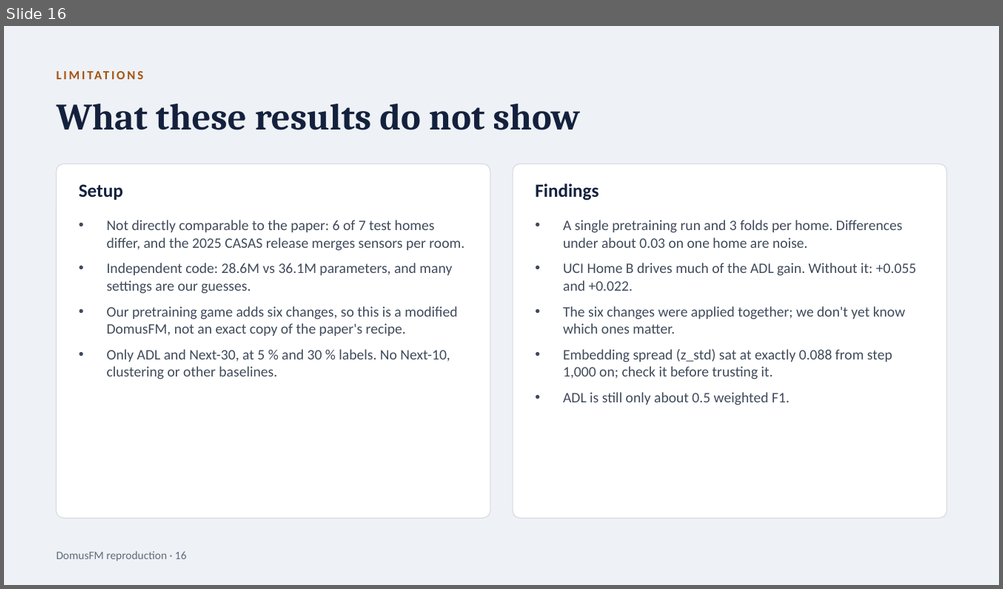
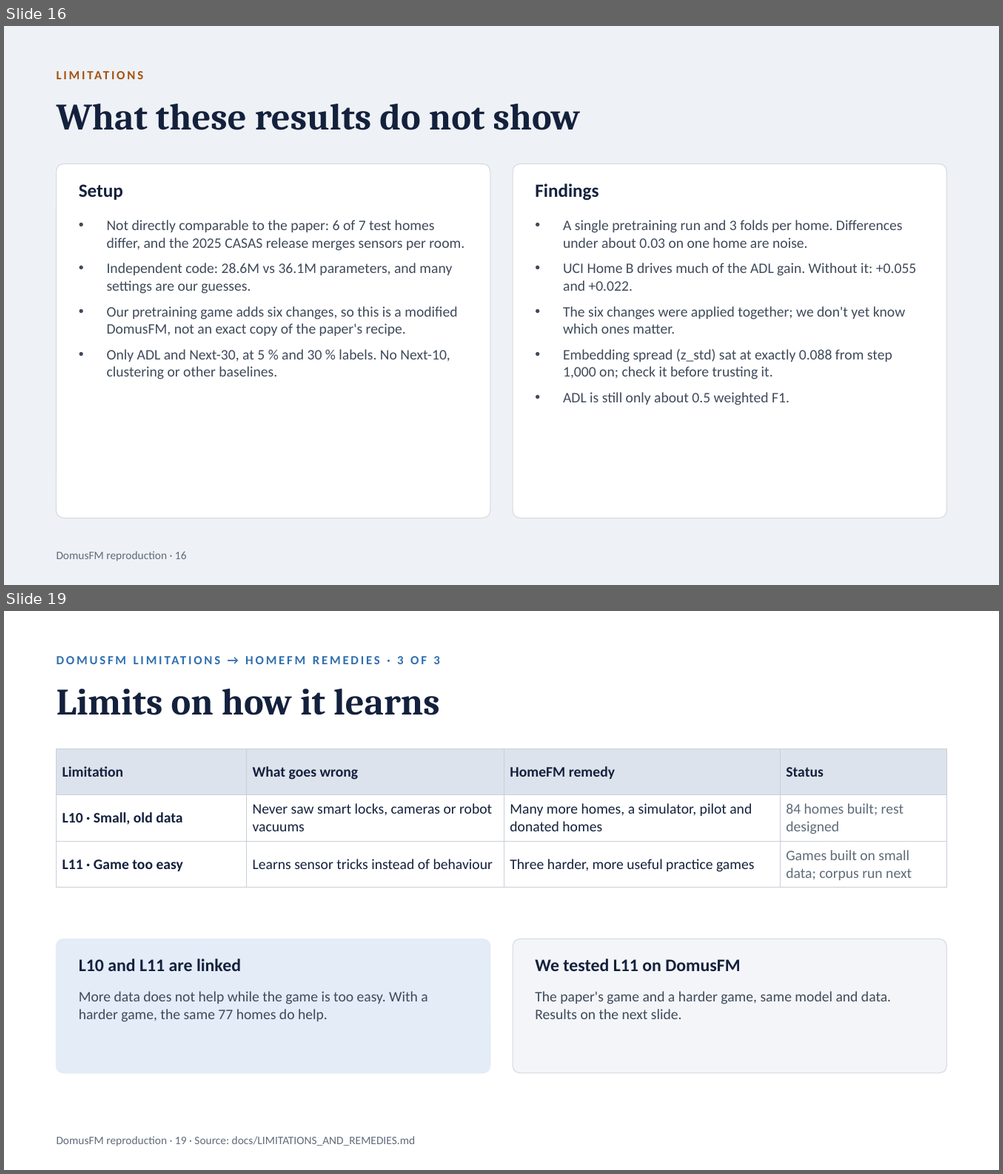
Before and after one commit to vishal6042/Foundation-Model, a slide deck: results/domusfm_corpus_fixed/slides/DomusFM_results.pptx. Shown one above the other, each under a label of ours: slide 16 before the commit, slides 16 and 19 after it; the slides between them are not shown. The pictures are 1003x589 and 1003x1174 pixels, drawn with LibreOffice and Linux fonts; fonts in the diff are those of the drawing. Boxes give left, top, right and bottom in pixels: in the first picture for what was removed or moved away, otherwise in the second. Text is boxed around its words. In the diff, an @@ line names an element or a change of style, - is before the commit and + after.

```diff
--- a/results/domusfm_corpus_fixed/slides/DomusFM_results.pptx
+++ b/results/domusfm_corpus_fixed/slides/DomusFM_results.pptx
@@ slide 19 added at (4, 611, 999, 1170), background #FFFFFF @@
@@ text added at (397, 656, 439, 664), 12 pt, text #2F6FB0, bold @@
+DOMUSFM LIMITATIONS → HOMEFM REMEDIES · 3 OF 3
@@ text added at (57, 689, 440, 715), 36 pt, text #14213D, bold @@
+Limits on how it learns
@@ table added at (57, 749, 946, 883), 3 rows, 4 columns @@
+Limitation | What goes wrong | HomeFM remedy | Status
+L10 · Small, old data | Never saw smart locks, cameras or robot vacuums | Many more homes, a simulator, pilot and donated homes | 84 homes built; rest designed
+L11 · Game too easy | Learns sensor tricks instead of behaviour | Three harder, more useful practice games | Games built on small data; corpus run next
@@ rounded rectangle added at (57, 940, 490, 1073), fill #E3ECF7, outline #E3ECF7 1 pt @@
@@ rounded rectangle added at (513, 940, 947, 1073), fill #F3F5F8, outline #D5D9E0 0.75 pt @@
@@ text added at (79, 959, 241, 971), 17 pt, text #14213D, bold @@
+L10 and L11 are linked
@@ text added at (535, 959, 740, 971), 17 pt, text #14213D, bold @@
+We tested L11 on DomusFM
@@ text added at (79, 991, 427, 1022), 14 pt, text #3F4A5A @@
+More data does not help while the game is too easy. With a harder game, the same 77 homes do help.
@@ text added at (535, 991, 891, 1019), 14 pt, text #3F4A5A @@
+The paper's game and a harder game, same model and data. Results on the next slide.
@@ text added at (57, 1136, 415, 1147), 11 pt, text #5F6B7A @@
+DomusFM reproduction · 19 · Source: docs/LIMITATIONS_AND_REMEDIES.md
```
Also in this commit, not shown: 3 slides changed, 4 other slides added, 11 other files.
